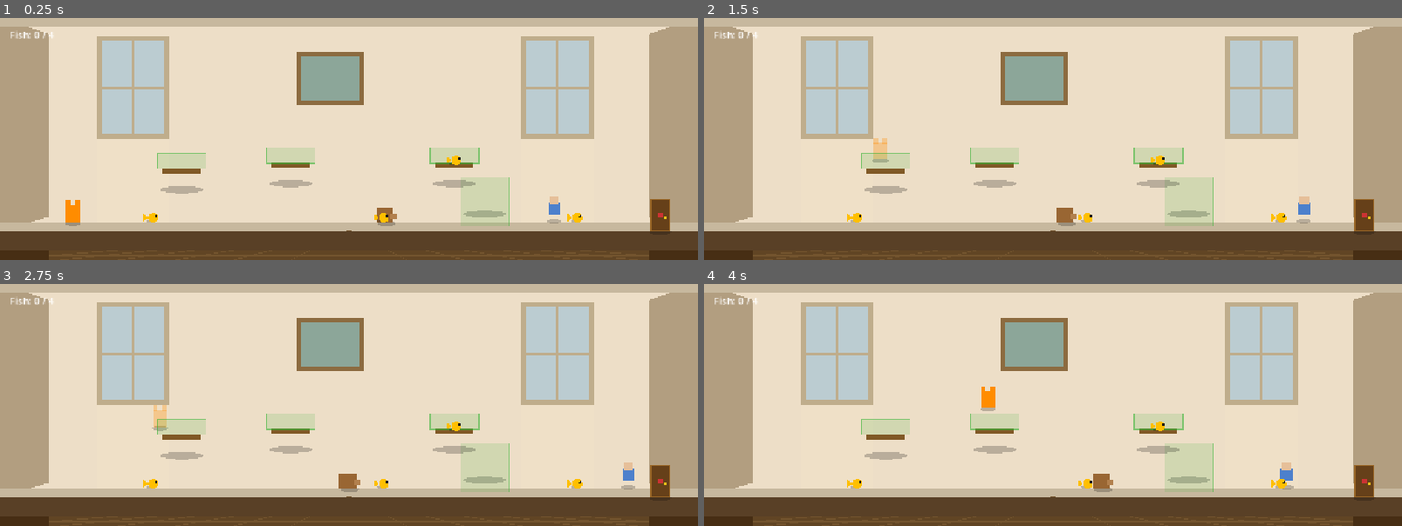
Above: before the commit, frames 1-4 (two rows, left to right).
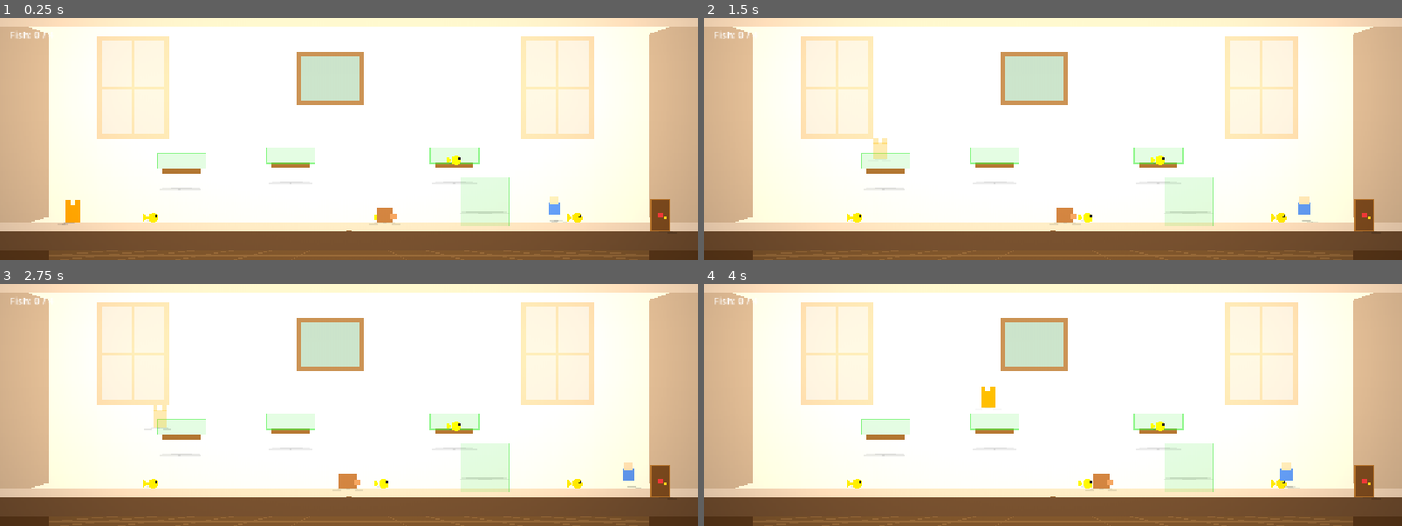
Above: after the commit, the same moments.

Repository: droptablestar/sneaky-cat-2d
Game: Godot game, scene res://scenes/main.tscn
The game is run twice, just before and just after one commit, with the same random seed, the same clock (stepped at 60 frames per second) and the same inputs.
Inputs:
- Up to frame 1 (0.25 s): no input
- Up to frame 2 (1.5 s): tap Enter at 0.5 s; hold Right (move_right) from 0.53 s (still down); tap Space (jump) at 0.77 s
- Up to frame 3 (2.75 s): tap Space (jump) at 1.52 s; release Right (move_right) at 2.03 s; hold Left (move_left) from 2.03 s (still down)
- Up to frame 4 (4 s): release Left (move_left) at 2.78 s; hold Right (move_right) from 2.78 s (still down); tap Space (jump) at 3.02, 3.77 s

The runs differ from the first frame. In frame 1, 95% of the frame differs, in the area x 0-100%, y 0-100%; in frame 2, 95%; in frame 3, 95%; in frame 4, 95%.

Commit message:
Add window lighting and projected floor shadows

Diff:
--- a/scenes/levels/level_01.tscn
+++ b/scenes/levels/level_01.tscn
@@ -9,34 +9,30 @@
 [ext_resource type="PackedScene" path="res://scenes/ui/hud.tscn" id="7"]
 [ext_resource type="PackedScene" path="res://scenes/characters/human.tscn" id="8"]
 [ext_resource type="Script" path="res://scripts/objects/room_background.gd" id="9"]
+[ext_resource type="Script" path="res://scripts/objects/room_light.gd" id="10"]
 
 [sub_resource type="RectangleShape2D" id="1"]
 size = Vector2(1152, 32)
 
 [node name="Level01" type="Node2D"]
 
+[node name="CanvasModulate" type="CanvasModulate" parent="."]
+color = Color(0.48, 0.45, 0.5, 1)
+
 [node name="RoomBackground" type="Node2D" parent="."]
+z_index = -10
 script = ExtResource("9")
 
 [node name="Floor" type="StaticBody2D" parent="."]
 position = Vector2(576, 368)
+z_index = -5
 script = ExtResource("4")
 
 [node name="CollisionShape2D" type="CollisionShape2D" parent="Floor"]
 shape = SubResource("1")
 
-[node name="Cat" parent="." instance=ExtResource("1")]
-position = Vector2(120, 320)
-
-[node name="Enemies" type="Node2D" parent="."]
-
-[node name="Dog" parent="Enemies" instance=ExtResource("2")]
-position = Vector2(600, 320)
-
-[node name="Human" parent="Enemies" instance=ExtResource("8")]
-position = Vector2(900, 320)
-
 [node name="HideSpots" type="Node2D" parent="."]
+z_index = 0
 
 [node name="Shelf" parent="HideSpots" instance=ExtResource("3")]
 position = Vector2(300, 280)
@@ -55,6 +51,7 @@
 is_platform = true
 
 [node name="Collectibles" type="Node2D" parent="."]
+z_index = 2
 
 [node name="Fish1" parent="Collectibles" instance=ExtResource("5")]
 position = Vector2(250, 330)
@@ -70,5 +67,27 @@
 
 [node name="ExitDoor" parent="." instance=ExtResource("6")]
 position = Vector2(1090, 352)
+z_index = 1
+
+[node name="Cat" parent="." instance=ExtResource("1")]
+position = Vector2(120, 320)
+z_index = 5
+
+[node name="Enemies" type="Node2D" parent="."]
+z_index = 4
+
+[node name="Dog" parent="Enemies" instance=ExtResource("2")]
+position = Vector2(600, 320)
+
+[node name="Human" parent="Enemies" instance=ExtResource("8")]
+position = Vector2(900, 320)
+
+[node name="WindowLight1" type="PointLight2D" parent="."]
+position = Vector2(220, 115)
+script = ExtResource("10")
+
+[node name="WindowLight2" type="PointLight2D" parent="."]
+position = Vector2(920, 115)
+script = ExtResource("10")
 
 [node name="HUD" parent="." instance=ExtResource("7")]
--- a/scripts/characters/cat.gd
+++ b/scripts/characters/cat.gd
@@ -8,6 +8,9 @@
 
 var state: State = State.IDLE
 var is_hidden: bool = false
+
+const SHADOW_HW: float = 10.0
+const SHADOW_HEIGHT: float = 36.0
 
 func _ready() -> void:
 	add_to_group("cat")
@@ -21,6 +24,7 @@
 	_handle_movement()
 	move_and_slide()
 	_update_state()
+	queue_redraw()
 
 func _apply_gravity(delta: float) -> void:
 	if not is_on_floor():
@@ -52,16 +56,22 @@
 	is_hidden = value
 	queue_redraw()
 
-func _draw_ellipse_shadow(center: Vector2, rx: float, ry: float) -> void:
-	const N := 14
-	var pts := PackedVector2Array()
-	for i in N:
-		var a := TAU * i / N
-		pts.append(center + Vector2(cos(a) * rx, sin(a) * ry))
-	draw_colored_polygon(pts, Color(0.0, 0.0, 0.0, 0.22))
+func _draw_floor_shadow() -> void:
+	for lp: Vector2 in GameManager.LIGHT_POSITIONS:
+		var dx: float = global_position.x - lp.x
+		var dy: float = lp.y - global_position.y
+		var slen: float = clampf(dx * SHADOW_HEIGHT / maxf(abs(dy), 80.0), -22.0, 22.0)
+		var alpha: float = clampf(0.16 - absf(slen) * 0.003, 0.04, 0.16)
+		if not is_on_floor():
+			alpha *= 0.3
+		var pts := PackedVector2Array([
+			Vector2(-SHADOW_HW, 0), Vector2(SHADOW_HW, 0),
+			Vector2(slen + SHADOW_HW * 0.5, 4), Vector2(slen - SHADOW_HW * 0.5, 4),
+		])
+		draw_colored_polygon(pts, Color(0.0, 0.0, 0.0, alpha))
 
 func _draw() -> void:
-	_draw_ellipse_shadow(Vector2(0, 2), 13, 4)
+	_draw_floor_shadow()
 	var color = Color(1.0, 0.55, 0.0) if not is_hidden else Color(1.0, 0.55, 0.0, 0.3)
 	draw_rect(Rect2(-12, -28, 24, 28), color)
 	# ears
--- a/scripts/characters/dog.gd
+++ b/scripts/characters/dog.gd
@@ -9,16 +9,23 @@
 
 var chase_target: Node = null
 
-func _draw_ellipse_shadow(center: Vector2, rx: float, ry: float) -> void:
-	const N := 14
-	var pts := PackedVector2Array()
-	for i in N:
-		var a := TAU * i / N
-		pts.append(center + Vector2(cos(a) * rx, sin(a) * ry))
-	draw_colored_polygon(pts, Color(0.0, 0.0, 0.0, 0.22))
+const SHADOW_HW: float = 12.0
+const SHADOW_HEIGHT: float = 24.0
+
+func _draw_floor_shadow() -> void:
+	for lp: Vector2 in GameManager.LIGHT_POSITIONS:
+		var dx: float = global_position.x - lp.x
+		var dy: float = lp.y - global_position.y
+		var slen: float = clampf(dx * SHADOW_HEIGHT / maxf(abs(dy), 80.0), -22.0, 22.0)
+		var alpha: float = clampf(0.16 - absf(slen) * 0.003, 0.04, 0.16)
+		var pts := PackedVector2Array([
+			Vector2(-SHADOW_HW, 0), Vector2(SHADOW_HW, 0),
+			Vector2(slen + SHADOW_HW * 0.5, 4), Vector2(slen - SHADOW_HW * 0.5, 4),
+		])
+		draw_colored_polygon(pts, Color(0.0, 0.0, 0.0, alpha))
 
 func _draw() -> void:
-	_draw_ellipse_shadow(Vector2(3, 2), 15, 5)
+	_draw_floor_shadow()
 	draw_rect(Rect2(-14, -24, 28, 24), Color(0.6, 0.4, 0.2))
 	# snout
 	draw_rect(Rect2(10, -14, 10, 8), Color(0.7, 0.5, 0.3))
--- a/scripts/characters/human.gd
+++ b/scripts/characters/human.gd
@@ -12,16 +12,23 @@
 
 var chase_target: Node = null
 
-func _draw_ellipse_shadow(center: Vector2, rx: float, ry: float) -> void:
-	const N := 14
-	var pts := PackedVector2Array()
-	for i in N:
-		var a := TAU * i / N
-		pts.append(center + Vector2(cos(a) * rx, sin(a) * ry))
-	draw_colored_polygon(pts, Color(0.0, 0.0, 0.0, 0.22))
+const SHADOW_HW: float = 8.0
+const SHADOW_HEIGHT: float = 40.0
+
+func _draw_floor_shadow() -> void:
+	for lp: Vector2 in GameManager.LIGHT_POSITIONS:
+		var dx: float = global_position.x - lp.x
+		var dy: float = lp.y - global_position.y
+		var slen: float = clampf(dx * SHADOW_HEIGHT / maxf(abs(dy), 80.0), -22.0, 22.0)
+		var alpha: float = clampf(0.16 - absf(slen) * 0.003, 0.04, 0.16)
+		var pts := PackedVector2Array([
+			Vector2(-SHADOW_HW, 0), Vector2(SHADOW_HW, 0),
+			Vector2(slen + SHADOW_HW * 0.5, 4), Vector2(slen - SHADOW_HW * 0.5, 4),
+		])
+		draw_colored_polygon(pts, Color(0.0, 0.0, 0.0, alpha))
 
 func _draw() -> void:
-	_draw_ellipse_shadow(Vector2(0, 2), 12, 4)
+	_draw_floor_shadow()
 	# body
 	draw_rect(Rect2(-10, -28, 20, 20), Color(0.3, 0.5, 0.8))
 	# head
--- a/scripts/game_manager.gd
+++ b/scripts/game_manager.gd
@@ -3,6 +3,9 @@
 signal fish_updated(current: int, total: int)
 signal player_caught
 signal level_won
+
+# Window light positions — used by objects to project floor shadows
+const LIGHT_POSITIONS: Array[Vector2] = [Vector2(220.0, 115.0), Vector2(920.0, 115.0)]
 
 var fish_collected: int = 0
 var fish_total: int = 0
--- a/scripts/objects/exit_door.gd
+++ b/scripts/objects/exit_door.gd
@@ -1,6 +1,9 @@
 extends Area2D
 
 var _is_open: bool = false
+
+const SHADOW_HW: float = 14.0
+const SHADOW_HEIGHT: float = 52.0
 
 func _ready() -> void:
 	set_collision_layer_value(Layers.WORLD, false)
@@ -16,16 +19,20 @@
 	if body.is_in_group("cat"):
 		GameManager.try_complete_level()
 
-func _draw_ellipse_shadow(center: Vector2, rx: float, ry: float) -> void:
-	const N := 14
-	var pts := PackedVector2Array()
-	for i in N:
-		var a := TAU * i / N
-		pts.append(center + Vector2(cos(a) * rx, sin(a) * ry))
-	draw_colored_polygon(pts, Color(0.0, 0.0, 0.0, 0.22))
+func _draw_floor_shadow() -> void:
+	for lp: Vector2 in GameManager.LIGHT_POSITIONS:
+		var dx: float = global_position.x - lp.x
+		var dy: float = lp.y - global_position.y
+		var slen: float = clampf(dx * SHADOW_HEIGHT / maxf(abs(dy), 80.0), -22.0, 22.0)
+		var alpha: float = clampf(0.12 - absf(slen) * 0.002, 0.03, 0.12)
+		var pts := PackedVector2Array([
+			Vector2(-SHADOW_HW, 0), Vector2(SHADOW_HW, 0),
+			Vector2(slen + SHADOW_HW * 0.5, 4), Vector2(slen - SHADOW_HW * 0.5, 4),
+		])
+		draw_colored_polygon(pts, Color(0.0, 0.0, 0.0, alpha))
 
 func _draw() -> void:
-	_draw_ellipse_shadow(Vector2(0, 2), 18, 5)
+	_draw_floor_shadow()
 	var door_color := Color(0.4, 0.25, 0.1) if not _is_open else Color(0.15, 0.6, 0.15)
 	var trim_color := Color(0.6, 0.4, 0.15) if not _is_open else Color(0.3, 1.0, 0.3)
 	# Door
--- a/scripts/objects/fish.gd
+++ b/scripts/objects/fish.gd
@@ -11,16 +11,20 @@
 		GameManager.collect_fish()
 		queue_free()
 
-func _draw_ellipse_shadow(center: Vector2, rx: float, ry: float) -> void:
-	const N := 14
-	var pts := PackedVector2Array()
-	for i in N:
-		var a := TAU * i / N
-		pts.append(center + Vector2(cos(a) * rx, sin(a) * ry))
-	draw_colored_polygon(pts, Color(0.0, 0.0, 0.0, 0.22))
+func _draw_floor_shadow() -> void:
+	for lp: Vector2 in GameManager.LIGHT_POSITIONS:
+		var dx: float = global_position.x - lp.x
+		var dy: float = lp.y - global_position.y
+		var slen: float = clampf(dx * 8.0 / maxf(abs(dy), 80.0), -10.0, 10.0)
+		var alpha: float = clampf(0.1 - absf(slen) * 0.003, 0.03, 0.1)
+		var pts := PackedVector2Array([
+			Vector2(-5, 4), Vector2(5, 4),
+			Vector2(slen + 3.0, 7), Vector2(slen - 3.0, 7),
+		])
+		draw_colored_polygon(pts, Color(0.0, 0.0, 0.0, alpha))
 
 func _draw() -> void:
-	_draw_ellipse_shadow(Vector2(0, 6), 8, 3)
+	_draw_floor_shadow()
 	# Body
 	draw_circle(Vector2(3, 0), 8, Color(1.0, 0.75, 0.0))
 	# Tail
--- a/scripts/objects/hide_spot.gd
+++ b/scripts/objects/hide_spot.gd
@@ -30,16 +30,22 @@
 		if body.get("is_hidden") != should_hide:
 			body.set_hidden(should_hide)
 
-func _draw_ellipse_shadow(center: Vector2, rx: float, ry: float) -> void:
-	const N := 14
-	var pts := PackedVector2Array()
-	for i in N:
-		var a := TAU * i / N
-		pts.append(center + Vector2(cos(a) * rx, sin(a) * ry))
-	draw_colored_polygon(pts, Color(0.0, 0.0, 0.0, 0.22))
+func _draw_floor_shadow() -> void:
+	var hw: float = 28.0 if is_platform else 36.0
+	var h: float = 30.0 if is_platform else 56.0
+	for lp: Vector2 in GameManager.LIGHT_POSITIONS:
+		var dx: float = global_position.x - lp.x
+		var dy: float = lp.y - global_position.y
+		var slen: float = clampf(dx * h / maxf(abs(dy), 80.0), -22.0, 22.0)
+		var alpha: float = clampf(0.12 - absf(slen) * 0.002, 0.03, 0.12)
+		var pts := PackedVector2Array([
+			Vector2(-hw, 0), Vector2(hw, 0),
+			Vector2(slen + hw * 0.6, 4), Vector2(slen - hw * 0.6, 4),
+		])
+		draw_colored_polygon(pts, Color(0.0, 0.0, 0.0, alpha))
 
 func _draw() -> void:
-	_draw_ellipse_shadow(Vector2(0, 4), 36, 6)
+	_draw_floor_shadow()
 	if is_platform:
 		# shelf surface
 		draw_rect(Rect2(-32, -30, 64, 8), Color(0.5, 0.35, 0.15))
--- a/scripts/objects/room_background.gd
+++ b/scripts/objects/room_background.gd
@@ -80,11 +80,11 @@
 	draw_rect(Rect2(x, y + H, W, 338 - (y + H)), Color(1.0, 0.95, 0.8, 0.1))
 
 	# Vertical bar (center of glass)
-	var bar_x := gx + gw / 2 - 2
+	var bar_x := gx + gw / 2.0 - 2
 	draw_rect(Rect2(bar_x, gy, 4, gh), Color(0.75, 0.68, 0.55))
 
 	# Horizontal bar (mid-height of glass)
-	var bar_y := gy + gh / 2 - 2
+	var bar_y := gy + gh / 2.0 - 2
 	draw_rect(Rect2(gx, bar_y, gw, 4), Color(0.75, 0.68, 0.55))
 
 
--- /dev/null
+++ b/scripts/objects/room_light.gd
@@ -0,0 +1,23 @@
+extends PointLight2D
+
+## Window light — illumination only, no engine shadow casting.
+@export var light_color: Color = Color(1.0, 0.95, 0.85)
+@export var light_energy: float = 0.7
+@export var light_scale: float = 4.5
+
+func _ready() -> void:
+	var grad := Gradient.new()
+	grad.set_color(0, Color(1.0, 1.0, 1.0, 1.0))
+	grad.set_color(1, Color(1.0, 1.0, 1.0, 0.0))
+	var tex := GradientTexture2D.new()
+	tex.gradient = grad
+	tex.fill = GradientTexture2D.FILL_RADIAL
+	tex.fill_from = Vector2(0.5, 0.5)
+	tex.fill_to = Vector2(0.5, 0.0)
+	tex.width = 512
+	tex.height = 512
+	texture = tex
+	color = light_color
+	energy = light_energy
+	texture_scale = light_scale
+	shadow_enabled = false
Not shown: 1 places in scenes/levels/level_01.tscn that only renumber resources
Not shown, added: scripts/objects/room_light.gd.uid
Not shown, changed: .ai/game-state.md
